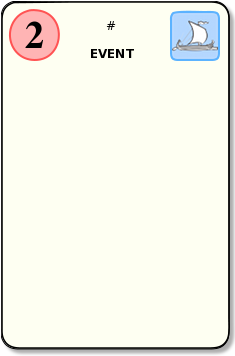
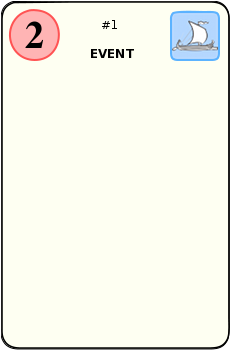
Layer changes from the first 235 × 356 image to the second:
painted on "card number" over [102, 20, 117, 30]
hid "Drop Shadow" over [3, 3, 235, 356]
